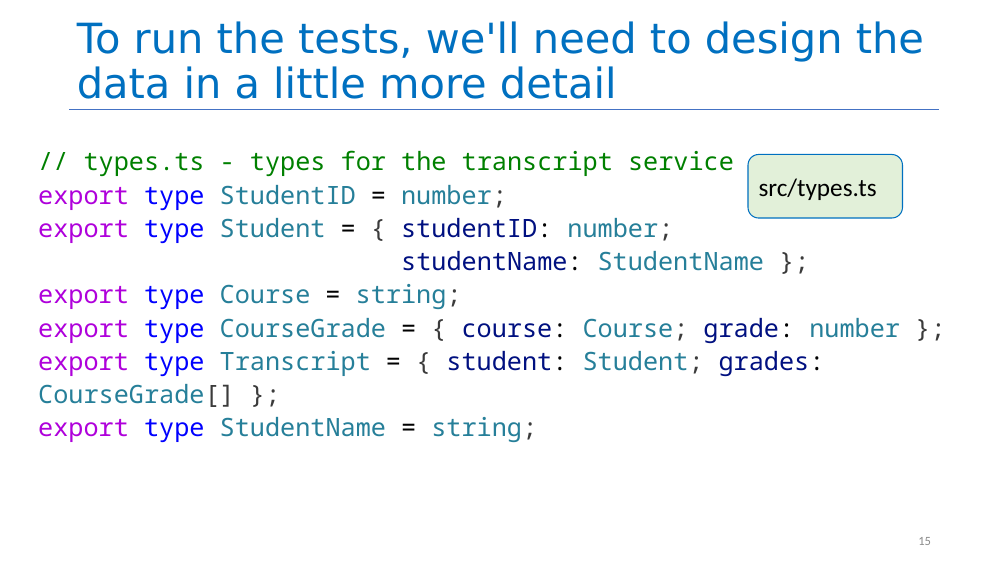
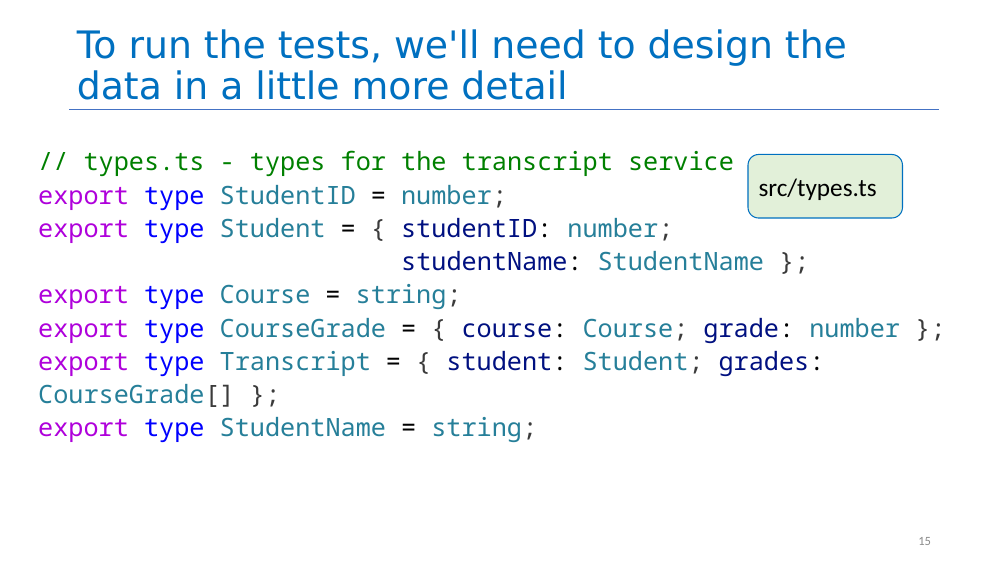
Before and after one commit to rimshaTest/CS4530-Spring-2026, a slide deck: slide 15 of Slides/Module 02.2 Test-Driven Development.pptx. Drawn at 1008x567 pixels with LibreOffice and Linux fonts; fonts in the diff are those of the drawing. Boxes give left, top, right and bottom in pixels: in the first picture for what was removed or moved away, otherwise in the second. Text is boxed around its words. In the diff, an @@ line names an element or a change of style, - is before the commit and + after.

```diff
--- a/Slides/Module 02.2 Test-Driven Development.pptx
+++ b/Slides/Module 02.2 Test-Driven Development.pptx
@@ title "To run the tests, we'll ..." at <box>77,29,847,100</box>: size 39.6 to 36 pt @@
```
Also in this commit, not shown: 15 other slides changed, 1 other file.
